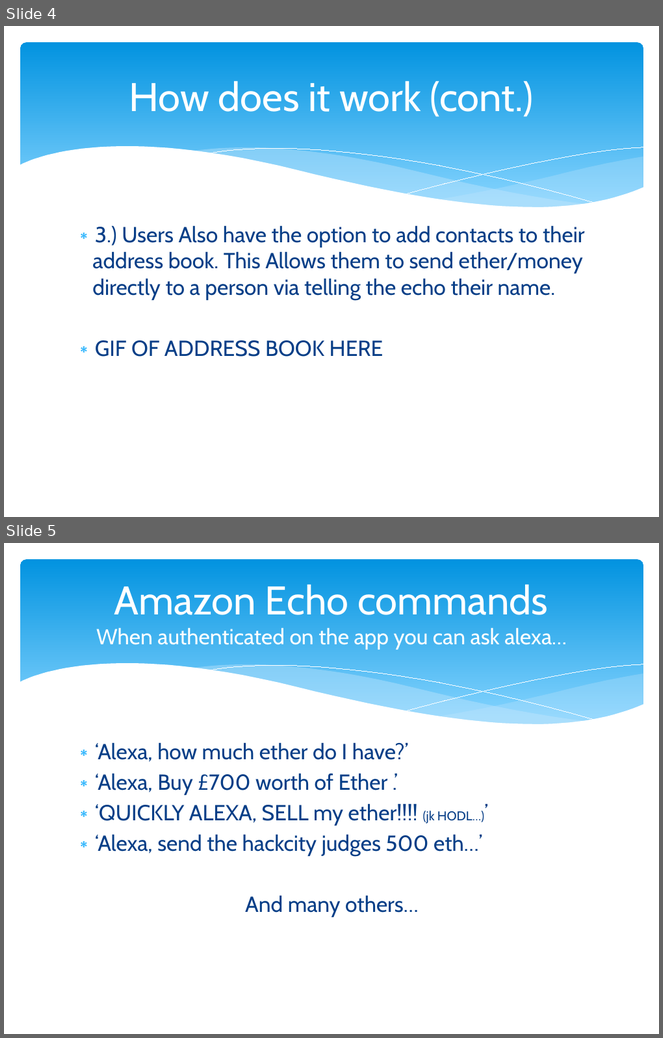
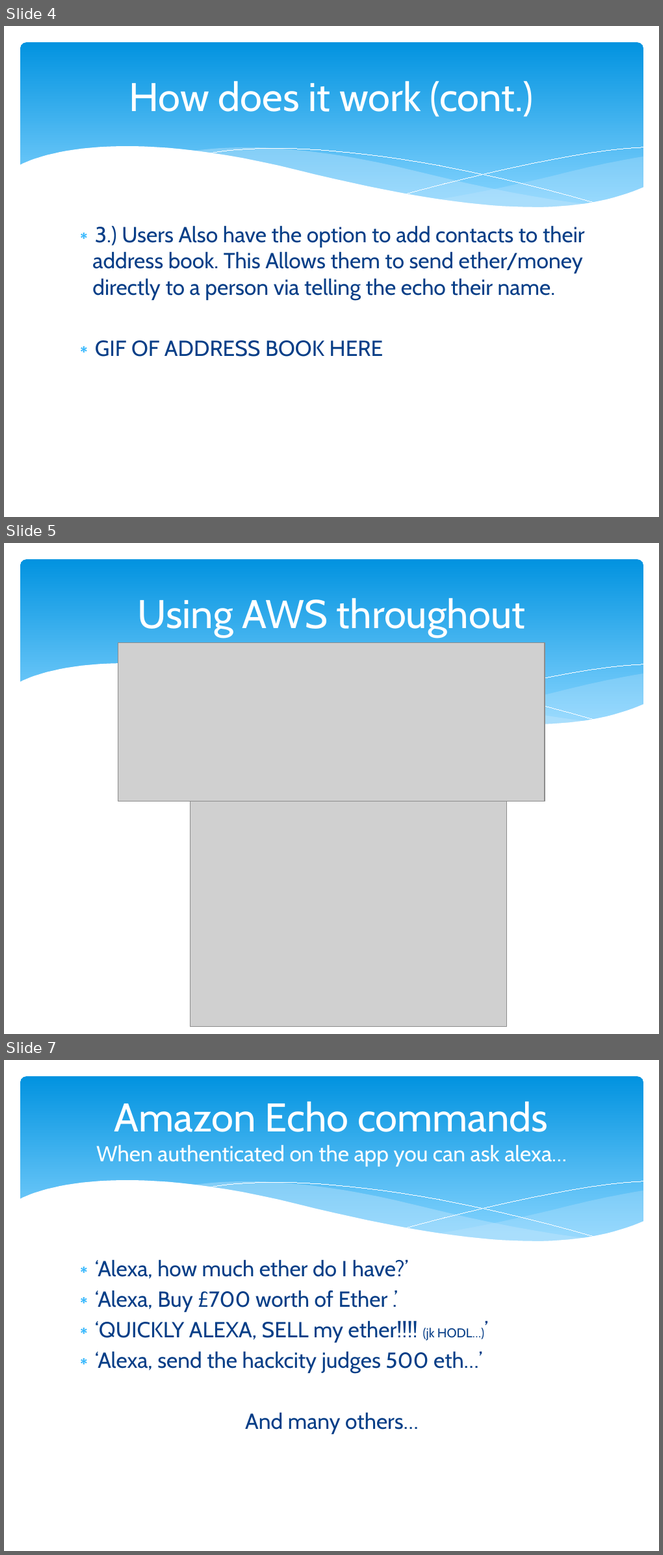
Before and after one commit to TheProgrammingDuck/Amazon-Echo-Starling-Bank-Ethereum-Transaction-System, a slide deck: HackCity18.pptx. Shown one above the other, each under a label of ours: slides 4 and 5 before the commit, slides 4, 5 and 7 after it; the slides between them are not shown. The pictures are 663x1038 and 663x1555 pixels, drawn with LibreOffice and Linux fonts; fonts in the diff are those of the drawing; grey boxes stand for pictures. Boxes give left, top, right and bottom in pixels: in the first picture for what was removed or moved away, otherwise in the second. Text is boxed around its words. In the diff, an @@ line names an element or a change of style, - is before the commit and + after.

```diff
--- a/HackCity18.pptx
+++ b/HackCity18.pptx
@@ slide 5 added at [4, 543, 659, 1034], background #FFFFFF; not listed: 6 template elements that a slide beside it also shows @@
@@ title added at [137, 598, 525, 637], 44 pt, text #FFFFFF @@
+Using AWS throughout
@@ picture added at [118, 642, 545, 801] @@
@@ picture added at [190, 779, 506, 1027] @@
@@ what was slide 5 is now slide 7 @@
```
Also in this commit, not shown: 2 slides changed, 1 other slide added.
